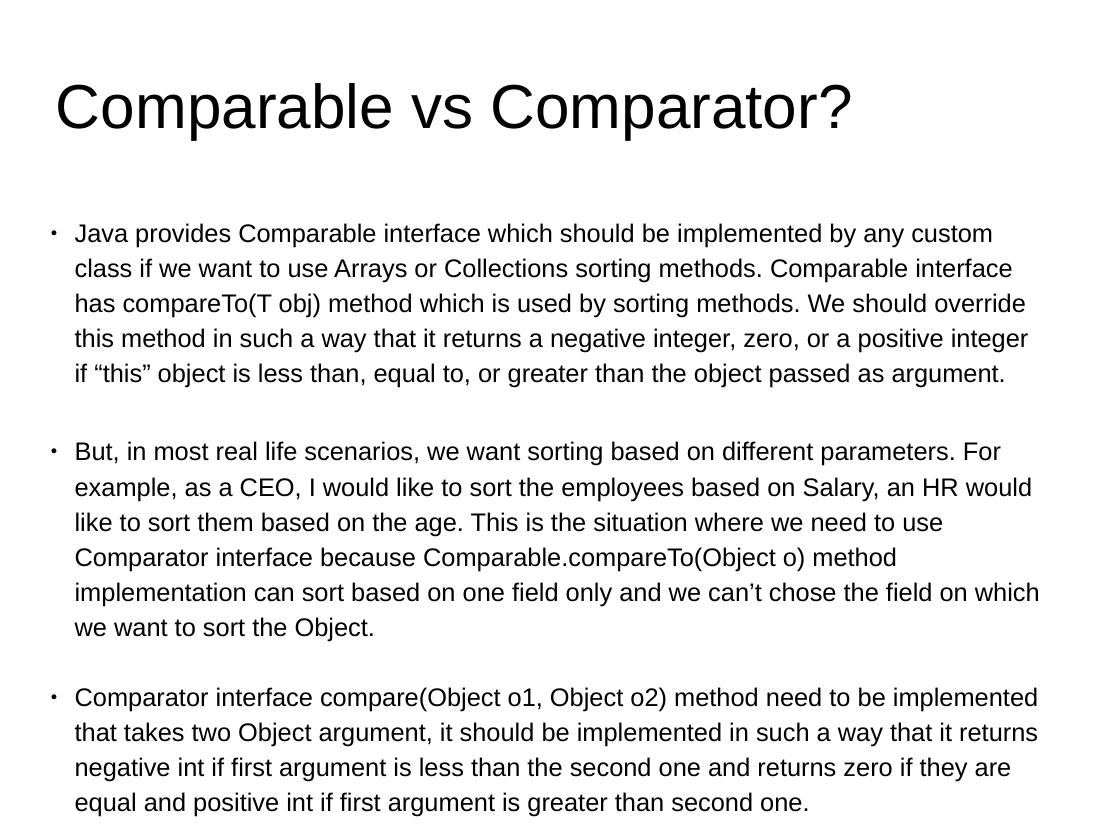
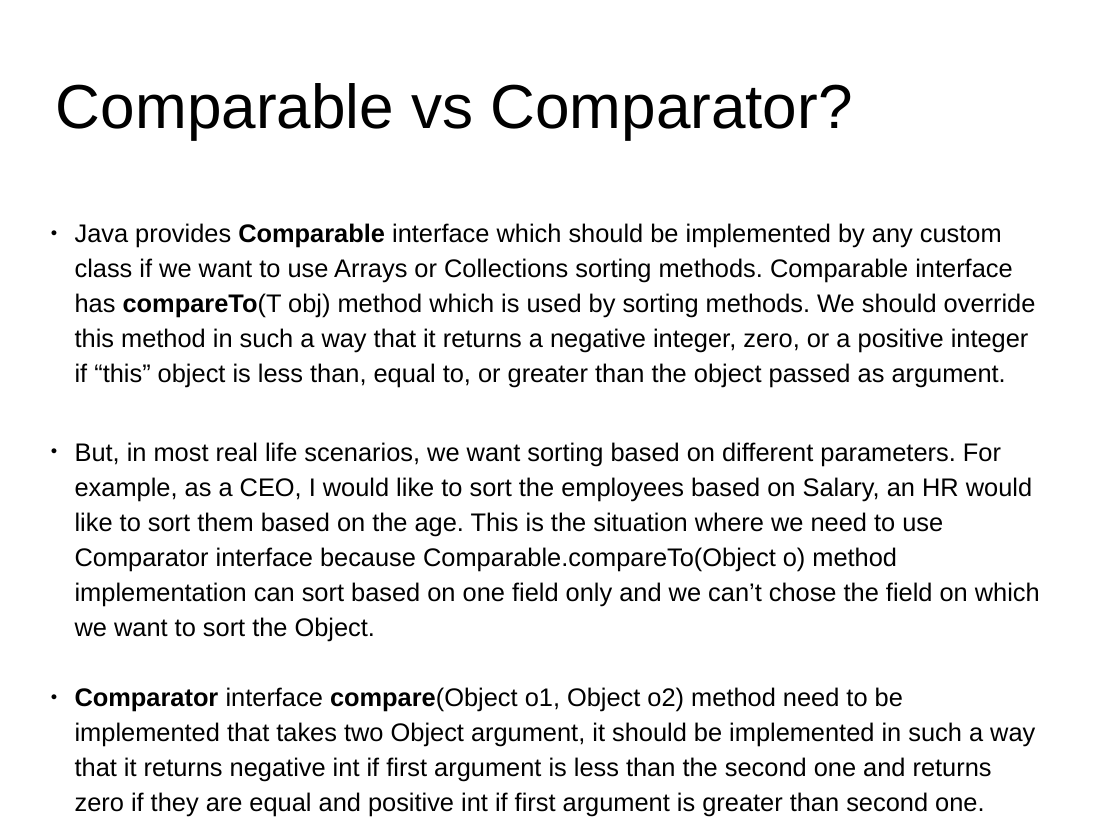
Before and after one commit to truongphan/documents, a slide deck: slide 20 of Collections.pptx. Drawn at 1120x840 pixels with LibreOffice and Linux fonts; fonts in the diff are those of the drawing. Boxes give left, top, right and bottom in pixels: in the first picture for what was removed or moved away, otherwise in the second. Text is boxed around its words. In the diff, an @@ line names an element or a change of style, - is before the commit and + after.

```diff
--- a/Collections.pptx
+++ b/Collections.pptx
@@ text at (x1=75, y1=223, x2=1036, y2=816): bold on in "Comparable compareTo(T", "Comparator compare(Object" @@
```
Also in this commit, not shown: 1 other file.
